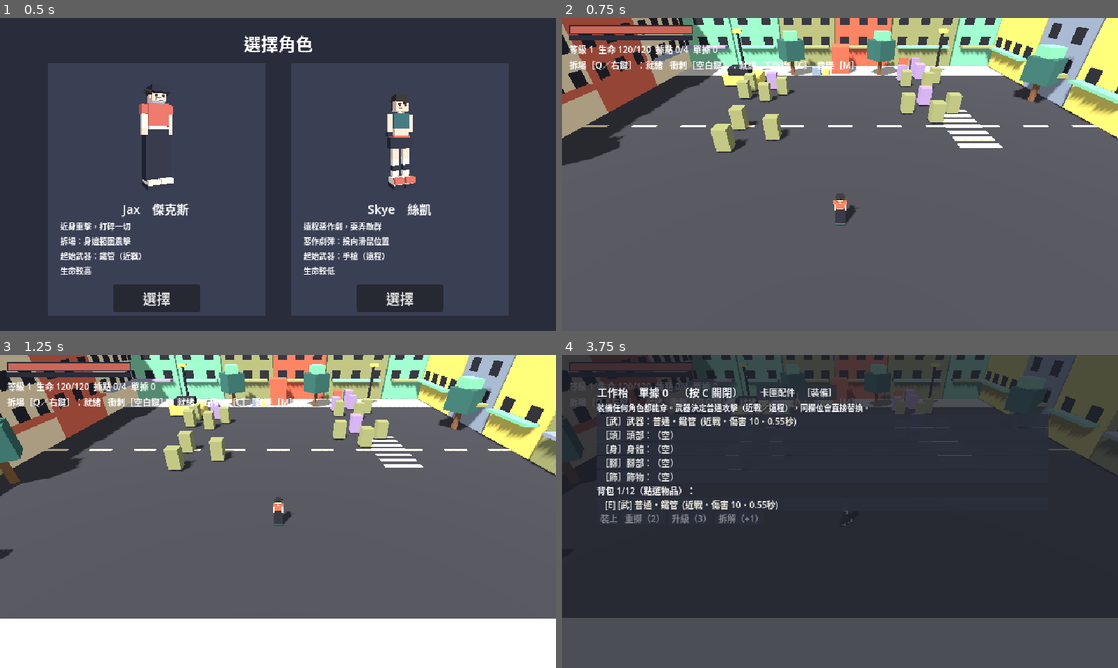
Above: before the commit, frames 1-4 (two rows, left to right).
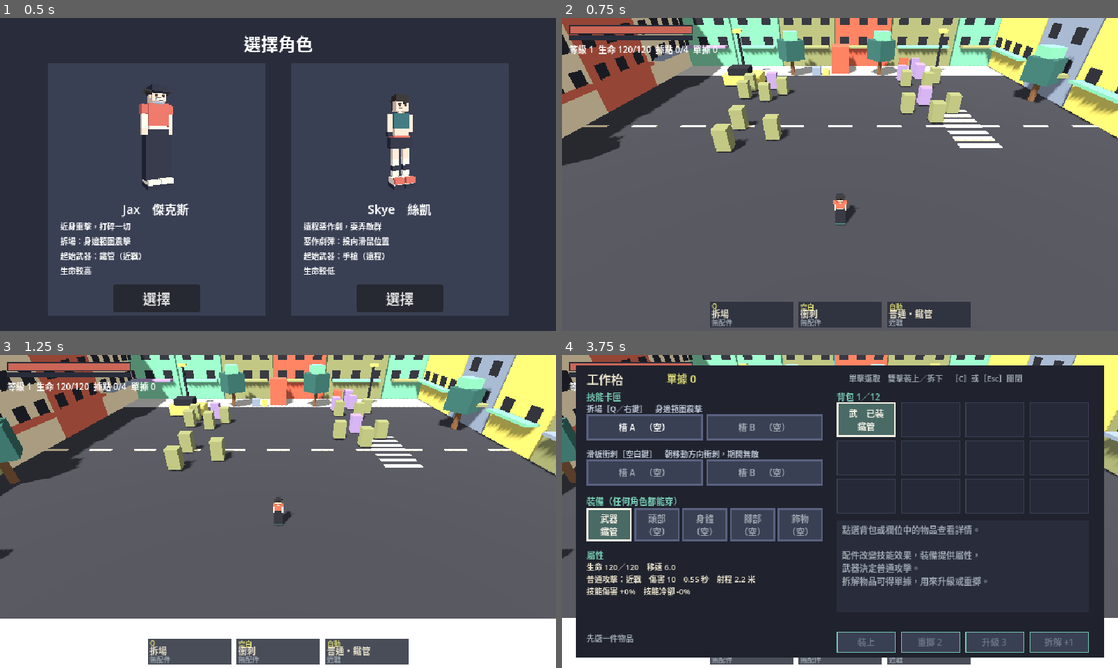
Above: after the commit, the same moments.

Repository: yauchai2/Game-Lab-2
Game: Godot game, scene res://game/select.tscn
The game is run twice, just before and just after one commit, with the same random seed, the same clock (stepped at 60 frames per second) and the same inputs.
Inputs (mouse positions are in pixels of both pictures, inside the frame that each line leads up to):
- Up to frame 1 (0.5 s): no input
- Up to frame 2 (0.75 s): click "選擇" at 0.5 s
- Up to frame 3 (1.25 s): no input
- Up to frame 4 (3.75 s): tap Enter at 1.25 s; move the mouse to (962, 495) at 1.27 s; hold D 1.28-2 s; tap C at 1.35 s; click (962, 495) at 1.42 s; tap Space at 1.52 s; click (784, 392) at 2 s, where only the run before the commit has a clickable "［卡匣配件］"; click (645, 426) at 2.75 s, where only the run after the commit has a clickable "槽 A （空）"; click (828, 392) at 3.5 s, where only the run before the commit has a clickable "裝備"

Frame 1 is identical in both runs. In frame 2, 4.2% of the frame differs, in the area x 1-74%, y 13-99%; in frame 3, 4.3%; in frame 4, 47%, in the area x 0-100%, y 0-100%.

Commit message:
重做工作枱介面：格子背包、欄位、即時詳情、雙擊裝備；加底部技能列
Co-Authored-By: Claude Sonnet 5.5 <noreply@anthropic.com>
Claude-Session: https://claude.ai/code/session_018tqqU7rwEZ4u67toavQ9ri

Diff:
--- /dev/null
+++ b/game/scripts/bench.gd
@@ -0,0 +1,293 @@
+extends Control
+## 工作枱：左邊是技能卡匣與裝備欄，右邊是背包格子，下方是物品詳情與操作。
+## 單擊選取、雙擊直接裝上／拆下；滑鼠移上去即時預覽。
+
+const SFX := preload("res://game/scripts/sfx.gd")
+const RARITY_COLORS := [Color("F4F0E4"), Color("9FB6E8"), Color("D6D573")]
+const BG := Color("20232E")
+const PANEL := Color("292D3B")
+const CELL := Color("3A4054")
+const CELL_ON := Color("4A6A66")
+const CELL_HOVER := Color("565E7C")
+const GEAR_ORDER := ["weapon", "head", "body", "feet", "trinket"]
+const GEAR_NAMES := {"weapon": "武器", "head": "頭部", "body": "身體", "feet": "腳部", "trinket": "飾物"}
+const SLOT_HINTS := {
+	"weapon": "武器欄：決定普通攻擊的方式（近戰或遠程）。",
+	"head": "頭部欄：提供生命、攻速等屬性。",
+	"body": "身體欄：提供生命或技能傷害。",
+	"feet": "腳部欄：提供移速或技能冷卻。",
+	"trinket": "飾物欄：提供技能傷害、冷卻或普攻傷害。",
+	"demolish": "技能卡匣槽：裝上配件，改變這個技能的效果。",
+	"skate": "衝刺卡匣槽：裝上配件，改變衝刺的效果。",
+}
+const TAGS := {"demolish": "技", "skate": "衝", "weapon": "武", "head": "頭", "body": "身", "feet": "腳", "trinket": "飾"}
+
+var jax: Node
+var selected_uid := -1
+var hover_uid := -1
+var hover_slot := ""
+var message := ""
+var body := Control.new()
+var detail := RichTextLabel.new()
+
+func _ready() -> void:
+	process_mode = Node.PROCESS_MODE_ALWAYS
+	set_anchors_preset(Control.PRESET_FULL_RECT)
+	mouse_filter = Control.MOUSE_FILTER_STOP
+	visible = false
+	var dim := ColorRect.new()
+	dim.color = Color(0.05, 0.06, 0.09, 0.8)
+	dim.set_anchors_preset(Control.PRESET_FULL_RECT)
+	add_child(dim)
+	var panel := ColorRect.new()
+	panel.color = BG
+	panel.position = Vector2(16, 12)
+	panel.size = Vector2(608, 336)
+	add_child(panel)
+	add_child(body)
+	var detail_bg := ColorRect.new()
+	detail_bg.color = PANEL
+	detail_bg.position = Vector2(316, 190)
+	detail_bg.size = Vector2(290, 106)
+	add_child(detail_bg)
+	detail.bbcode_enabled = true
+	detail.position = Vector2(322, 193)
+	detail.size = Vector2(280, 100)
+	detail.mouse_filter = Control.MOUSE_FILTER_IGNORE
+	detail.add_theme_font_size_override("normal_font_size", 10)
+	detail.add_theme_font_size_override("bold_font_size", 12)
+	add_child(detail)
+
+func open() -> void:
+	message = ""
+	hover_uid = -1
+	hover_slot = ""
+	visible = true
+	refresh()
+
+func close() -> void:
+	visible = false
+
+# ---------- 小工具 ----------
+
+func _label(text: String, pos: Vector2, size := 10, color := Color("E7DFC9")) -> Label:
+	var l := Label.new()
+	l.text = text
+	l.position = pos
+	l.add_theme_font_size_override("font_size", size)
+	l.add_theme_color_override("font_color", color)
+	body.add_child(l)
+	return l
+
+func _style(bg: Color, border: Color, width: int) -> StyleBoxFlat:
+	var s := StyleBoxFlat.new()
+	s.bg_color = bg
+	s.border_color = border
+	s.set_border_width_all(width)
+	s.content_margin_left = 2
+	s.content_margin_right = 2
+	s.content_margin_top = 1
+	s.content_margin_bottom = 1
+	return s
+
+func _cell(pos: Vector2, size: Vector2, text: String, border: Color, fill: Color, width: int) -> Button:
+	var b := Button.new()
+	b.position = pos
+	b.size = size
+	b.text = text
+	b.clip_text = true
+	b.add_theme_font_size_override("font_size", 10)
+	b.add_theme_stylebox_override("normal", _style(fill, border, width))
+	b.add_theme_stylebox_override("hover", _style(CELL_HOVER, border, width))
+	b.add_theme_stylebox_override("pressed", _style(CELL_HOVER, border, width))
+	b.add_theme_stylebox_override("focus", _style(fill, border, width))
+	b.add_theme_stylebox_override("disabled", _style(fill, border, width))
+	body.add_child(b)
+	return b
+
+func _short_name(item: Dictionary) -> String:
+	return jax.ITEM_TYPES[item["type"]]["name"]
+
+func _item_cart(item: Dictionary) -> String:
+	return jax.ITEM_TYPES[item["type"]]["cart"]
+
+func _hex(c: Color) -> String:
+	return "#" + c.to_html(false)
+
+# ---------- 畫面 ----------
+
+func refresh() -> void:
+	for c in body.get_children():
+		c.queue_free()
+	_header()
+	_left_column()
+	_inventory_grid()
+	_detail_panel()
+	_buttons()
+
+func _header() -> void:
+	_label("工作枱", Vector2(28, 16), 14)
+	_label("單據 %d" % jax.receipts, Vector2(120, 18), 12, Color("D6D573"))
+	_label("單擊選取　雙擊裝上／拆下　［C］或［Esc］關閉", Vector2(330, 19), 9, Color("9AA3AD"))
+
+func _left_column() -> void:
+	_label("技能卡匣", Vector2(28, 40), 10, Color("75C7B0"))
+	var rows := [
+		["demolish", "%s［Q／右鍵］" % jax.skill_name, jax.skill_desc],
+		["skate", "滑板衝刺［空白鍵］", "朝移動方向衝刺，期間無敵"],
+	]
+	var y := 54
+	for r in rows:
+		_label("%s　%s" % [r[1], r[2]], Vector2(28, y), 9, Color("BCC5D4"))
+		for i in 2:
+			_slot_cell(r[0], i, Vector2(28 + i * 138, y + 14), Vector2(134, 30))
+		y += 52
+	_label("裝備（任何角色都能穿）", Vector2(28, 160), 10, Color("75C7B0"))
+	for i in GEAR_ORDER.size():
+		_slot_cell(GEAR_ORDER[i], 0, Vector2(28 + i * 55, 176), Vector2(52, 38))
+	_label("屬性", Vector2(28, 222), 10, Color("75C7B0"))
+	var w: Dictionary = jax.weapon_stats()
+	var lines := [
+		"生命 %d／%d　移速 %.1f" % [jax.hp, jax.max_hp, jax.speed],
+		"普通攻擊：%s　傷害 %d　%.2f 秒　射程 %.1f 米" % ["近戰" if w["kind"] == "melee" else "遠程", roundi(w["dmg"]), w["cd"], w["reach"]],
+		"技能傷害 +%d%%　技能冷卻 -%d%%" % [roundi(jax.affix_total("dmg", "demolish")), roundi(jax.affix_total("cd", "demolish"))],
+	]
+	for i in lines.size():
+		_label(lines[i], Vector2(28, 236 + i * 14), 9)
+
+func _slot_cell(cart: String, idx: int, pos: Vector2, size: Vector2) -> void:
+	var item: Variant = jax.slots[cart][idx]
+	var title: String
+	var border := Color("5A6280")
+	var name_color := Color("9AA3AD")
+	if cart in GEAR_NAMES:
+		title = "%s\n%s" % [GEAR_NAMES[cart], _short_name(item) if item != null else "（空）"]
+	else:
+		title = "槽 %s　%s" % ["AB"[idx], _short_name(item) if item != null else "（空）"]
+	var uid: int = item["uid"] if item != null else -1
+	if item != null:
+		border = RARITY_COLORS[item["rarity"]]
+		name_color = border
+	var selected := item != null and uid == selected_uid
+	var b := _cell(pos, size, title, Color.WHITE if selected else border, CELL_ON if item != null else CELL, 3 if selected else 2)
+	b.add_theme_color_override("font_color", name_color)
+	b.add_theme_color_override("font_hover_color", name_color)
+	b.pressed.connect(_on_slot_pressed.bind(uid))
+	b.mouse_entered.connect(_on_hover.bind(uid, cart))
+	b.mouse_exited.connect(_on_hover.bind(-1, ""))
+	b.gui_input.connect(_on_cell_input.bind(uid))
+
+func _inventory_grid() -> void:
+	_label("背包 %d／%d" % [jax.inventory.size(), jax.INVENTORY_LIMIT], Vector2(316, 40), 10, Color("75C7B0"))
+	for n in jax.INVENTORY_LIMIT:
+		var pos := Vector2(316 + (n % 4) * 74, 54 + (n / 4) * 44)
+		if n >= jax.inventory.size():
+			_cell(pos, Vector2(68, 40), "", Color("3A4054"), Color("262A38"), 1).disabled = true
+			continue
+		var it: Dictionary = jax.inventory[n]
+		var equipped: bool = not jax.slot_info(it["uid"]).is_empty()
+		var col: Color = RARITY_COLORS[it["rarity"]]
+		var selected: bool = it["uid"] == selected_uid
+		var text := "%s%s\n%s" % [TAGS[_item_cart(it)], "　已裝" if equipped else "", _short_name(it)]
+		var b := _cell(pos, Vector2(68, 40), text, Color.WHITE if selected else col, CELL_ON if equipped else CELL, 3 if selected else 2)
+		b.add_theme_color_override("font_color", col)
+		b.add_theme_color_override("font_hover_color", col)
+		b.pressed.connect(_on_select.bind(it["uid"]))
+		b.mouse_entered.connect(_on_hover.bind(it["uid"], ""))
+		b.mouse_exited.connect(_on_hover.bind(-1, ""))
+		b.gui_input.connect(_on_cell_input.bind(it["uid"]))
+
+func _describe(item: Dictionary) -> String:
+	var def: Dictionary = jax.ITEM_TYPES[item["type"]]
+	var cart: String = def["cart"]
+	var col := _hex(RARITY_COLORS[item["rarity"]])
+	var t := "[color=%s][b]%s[/b][/color]\n" % [col, jax.item_name(item)]
+	if cart in GEAR_NAMES:
+		t += "裝備・%s" % GEAR_NAMES[cart]
+		if cart == "weapon":
+			t += "　" + ("自動揮擊身邊敵人" if def["kind"] == "melee" else ("自動射擊最近的 3 個敵人" if def.get("pellets", 1) > 1 else "自動射擊最近的敵人"))
+	else:
+		var cname: String = jax.skill_name if cart == "demolish" else "滑板衝刺"
+		t += "卡匣配件・%s　%s" % [cname, def["desc"]]
+	t += "\n"
+	for part in jax.item_affix_text(item).split(", "):
+		if part != "":
+			t += "• %s\n" % part
+	var info: Dictionary = jax.slot_info(item["uid"])
+	if info.is_empty():
+		var current: Variant = null
+		if cart in GEAR_NAMES:
+			current = jax.slots[cart][0]
+		if current != null:
+			t += "[color=#9AA3AD]裝上後會替換：%s[/color]" % jax.item_name(current)
+		elif cart not in GEAR_NAMES and jax.slots[cart].find(null) < 0:
+			t += "[color=#CC6657]兩個槽已滿，請先拆下一個[/color]"
+	else:
+		t += "[color=#75C7B0]已裝備中[/color]"
+	return t
+
+func _detail_panel() -> void:
+	update_detail()
+	var m := _label(message, Vector2(316, 300), 9, Color("CC6657"))
+	m.size = Vector2(290, 14)
+
+func update_detail() -> void:
+	var uid := hover_uid if hover_uid >= 0 else selected_uid
+	var item: Variant = jax.find_item(uid) if uid >= 0 else null
+	if item != null:
+		detail.text = _describe(item)
+	elif hover_slot != "":
+		detail.text = SLOT_HINTS[hover_slot]
+	else:
+		detail.text = "[color=#9AA3AD]點選背包或欄位中的物品查看詳情。\n\n配件改變技能效果，裝備提供屬性，\n武器決定普通攻擊。\n拆解物品可得單據，用來升級或重擲。[/color]"
+
+func _buttons() -> void:
+	var sel: Variant = jax.find_item(selected_uid)
+	var equipped: bool = sel != null and not jax.slot_info(selected_uid).is_empty()
+	var rarity: int = sel["rarity"] if sel != null else 0
+	var specs := [
+		["拆下" if equipped else "裝上", "toggle_equip", sel != null],
+		["重擲 %d" % jax.REROLL_COST, "reroll_item", sel != null and rarity > 0 and jax.receipts >= jax.REROLL_COST],
+		["升級 %s" % (str(jax.UPGRADE_COSTS[rarity]) if rarity < 2 else "已滿"), "upgrade_item", sel != null and rarity < 2 and jax.receipts >= jax.UPGRADE_COSTS[rarity]],
+		["拆解 +1", "scrap_item", sel != null],
+	]
+	for i in specs.size():
+		var b := _cell(Vector2(316 + i * 74, 318), Vector2(68, 24), specs[i][0], Color("75C7B0"), CELL, 1)
+		b.disabled = not specs[i][2]
+		b.alignment = HORIZONTAL_ALIGNMENT_CENTER
+		b.add_theme_color_override("font_disabled_color", Color("6B7288"))
+		b.pressed.connect(act.bind(specs[i][1]))
+	if sel == null:
+		_label("先選一件物品", Vector2(28, 318), 9, Color("9AA3AD"))
+	elif rarity == 0:
+		_label("普通物品沒有詞綴，可先升級再重擲", Vector2(28, 318), 9, Color("9AA3AD"))
+
+# ---------- 互動 ----------
+
+func _on_hover(uid: int, slot: String) -> void:
+	hover_uid = uid
+	hover_slot = slot if uid < 0 else ""
+	update_detail()
+
+func _on_select(uid: int) -> void:
+	selected_uid = uid
+	message = ""
+	refresh()
+
+func _on_slot_pressed(uid: int) -> void:
+	if uid >= 0:
+		_on_select(uid)
+
+func _on_cell_input(event: InputEvent, uid: int) -> void:
+	if uid >= 0 and event is InputEventMouseButton and event.pressed and event.double_click and event.button_index == MOUSE_BUTTON_LEFT:
+		selected_uid = uid
+		act("toggle_equip")
+
+func act(method: String) -> void:
+	var msg: String = jax.call(method, selected_uid)
+	SFX.play(self, "ui_error" if msg != "" else "ui_click", -4.0)
+	if method == "scrap_item":
+		selected_uid = -1
+	hover_uid = -1
+	message = msg
+	refresh()
--- a/game/scripts/hud.gd
+++ b/game/scripts/hud.gd
@@ -14,30 +14,22 @@
 var card_title := Label.new()
 var card_sub := Label.new()
 var card_tween: Tween
-var bench := VBoxContainer.new()
-var bench_dim := ColorRect.new()
+const BenchScript := preload("res://game/scripts/bench.gd")
+var bench := Control.new()
+var skill_boxes := {}
 var boss_back := ColorRect.new()
 var boss_fill := ColorRect.new()
 var boss_label := Label.new()
-var bench_msg := Label.new()
-var selected_uid := -1
-var bench_tab := "attach"
 
 @onready var jax: Node = get_parent().get_node("Jax")
 
 func _ready() -> void:
 	process_mode = Node.PROCESS_MODE_ALWAYS
-	bench.position = Vector2(40, 34)
-	bench.add_theme_constant_override("separation", 1)
-	bench.custom_minimum_size = Vector2(520, 0)
-	bench.visible = false
-	bench_dim.color = Color(0.1, 0.11, 0.15, 0.78)
-	bench_dim.size = Vector2(640, 360)
-	bench_dim.visible = false
-	add_child(bench_dim)
+	bench.set_script(BenchScript)
+	bench.jax = jax
 	add_child(bench)
 	boss_back.color = Color("292D3B")
-	boss_back.position = Vector2(220, 340)
+	boss_back.position = Vector2(430, 8)
 	boss_back.size = Vector2(202, 10)
 	boss_back.visible = false
 	add_child(boss_back)
@@ -47,7 +39,7 @@
 	boss_back.add_child(boss_fill)
 	boss_fill.position = Vector2(1, 1)
 	boss_label.add_theme_font_size_override("font_size", 10)
-	boss_label.position = Vector2(220, 326)
+	boss_label.position = Vector2(430, 18)
 	boss_label.visible = false
 	add_child(boss_label)
 	hp_back.color = Color("292D3B")
@@ -69,6 +61,7 @@
 	info.position = Vector2(8, 28)
 	info.add_theme_font_size_override("font_size", 10)
 	add_child(info)
+	_build_skill_bar()
 	lines.set_script(load("res://game/scripts/speed_lines.gd"))
 	add_child(lines)
 	card_band.color = Color(0.16, 0.18, 0.23, 0.8)
@@ -104,10 +97,8 @@
 func _process(_delta: float) -> void:
 	hp_fill.size.x = BAR_SIZE.x * float(jax.hp) / float(jax.max_hp)
 	xp_fill.size.x = BAR_SIZE.x * float(jax.xp) / float(jax.xp_to_next())
-	var cd: float = jax.skill_timer
-	var skill := "就緒" if cd <= 0.0 else "%.1fs" % cd
-	var dash: String = "就緒" if jax.dash_timer <= 0.0 else "%.1fs" % jax.dash_timer
-	info.text = "等級 %d  生命 %d/%d  據點 %d/%d  單據 %d\n%s［Q／右鍵］：%s   衝刺［空白鍵］：%s   工作枱［C］  音樂［M］" % [jax.level, jax.hp, jax.max_hp, get_parent().camps_cleared(), get_parent().CAMPS.size(), jax.receipts, jax.skill_name, skill, dash]
+	info.text = "等級 %d  生命 %d/%d  據點 %d/%d  單據 %d" % [jax.level, jax.hp, jax.max_hp, get_parent().camps_cleared(), get_parent().CAMPS.size(), jax.receipts]
+	_update_skill_bar()
 	var b: Variant = get_parent().boss
 	var boss_alive: bool = b != null and is_instance_valid(b) and b.hp > 0 and b.awake
 	boss_back.visible = boss_alive
@@ -126,131 +117,66 @@
 
 func toggle_bench() -> void:
 	if bench.visible:
-		bench.visible = false
-		bench_dim.visible = false
+		bench.close()
 		get_tree().paused = false
 	elif not jax.dead:
-		bench.visible = true
-		bench_dim.visible = true
-		move_child(bench_dim, get_child_count() - 1)
 		move_child(bench, get_child_count() - 1)
+		bench.open()
 		get_tree().paused = true
-		bench_msg.text = ""
-		_refresh_bench()
 
-func _bench_label(text: String, size := 10) -> Label:
-	var l := Label.new()
-	l.text = text
-	l.add_theme_font_size_override("font_size", size)
-	l.add_theme_color_override("font_outline_color", Color("292D3B"))
-	l.add_theme_constant_override("outline_size", 4)
-	return l
+# ---------- 底部技能列 ----------
 
-func _bench_button(text: String, handler: Callable) -> Button:
-	var b := Button.new()
-	b.text = text
-	b.alignment = HORIZONTAL_ALIGNMENT_LEFT
-	b.add_theme_font_size_override("font_size", 10)
-	for st in ["normal", "hover", "pressed", "disabled"]:
-		var box := StyleBoxFlat.new()
-		box.bg_color = Color(0.16, 0.18, 0.23, 0.92) if st != "hover" else Color(0.28, 0.32, 0.4, 0.95)
-		box.content_margin_top = 0
-		box.content_margin_bottom = 0
-		box.content_margin_left = 4
-		b.add_theme_stylebox_override(st, box)
-	b.custom_minimum_size = Vector2(0, 13)
-	b.pressed.connect(handler)
-	return b
+const SKILL_BOX := Vector2(96, 30)
 
-const RARITY_COLORS := [Color("F4F0E4"), Color("9FB6E8"), Color("D6D573")]
+func _build_skill_bar() -> void:
+	var defs := [["skill", "Q"], ["dash", "空白"], ["weapon", "自動"]]
+	for i in defs.size():
+		var back := ColorRect.new()
+		back.color = Color(0.16, 0.18, 0.23, 0.85)
+		back.size = SKILL_BOX
+		back.position = Vector2(320 - 150 + i * 102, 326)
+		add_child(back)
+		var cool := ColorRect.new()
+		cool.color = Color(0.05, 0.06, 0.09, 0.7)
+		cool.size = Vector2(SKILL_BOX.x, 0)
+		cool.position = Vector2(0, SKILL_BOX.y)
+		cool.mouse_filter = Control.MOUSE_FILTER_IGNORE
+		back.add_child(cool)
+		var key := Label.new()
+		key.text = defs[i][1]
+		key.position = Vector2(2, -1)
+		key.add_theme_font_size_override("font_size", 8)
+		key.add_theme_color_override("font_color", Color("D6D573"))
+		back.add_child(key)
+		var title := Label.new()
+		title.position = Vector2(2, 6)
+		title.add_theme_font_size_override("font_size", 10)
+		back.add_child(title)
+		var sub := Label.new()
+		sub.position = Vector2(2, 17)
+		sub.add_theme_font_size_override("font_size", 8)
+		sub.add_theme_color_override("font_color", Color("9AA3AD"))
+		back.add_child(sub)
+		skill_boxes[defs[i][0]] = {"cool": cool, "title": title, "sub": sub}
 
-func _item_line(it: Dictionary) -> String:
-	var line: String = jax.item_name(it)
-	var affixes: String = jax.item_affix_text(it)
-	return line + ("  (" + affixes + ")" if affixes != "" else "")
+func _set_box(id: String, title: String, sub: String, remain: float, total: float) -> void:
+	var box: Dictionary = skill_boxes[id]
+	box["title"].text = title
+	box["sub"].text = sub
+	box["cool"].size.y = SKILL_BOX.y * clampf(remain / maxf(total, 0.01), 0.0, 1.0)
+	box["cool"].position.y = SKILL_BOX.y - box["cool"].size.y
+	box["title"].add_theme_color_override("font_color", Color("E7DFC9") if remain <= 0.0 else Color("9AA3AD"))
 
-const GEAR_NAMES := {"weapon": "武器", "head": "頭部", "body": "身體", "feet": "腳部", "trinket": "飾物"}
-const CART_TAGS := {"demolish": "Q", "skate": "衝", "weapon": "武", "head": "頭", "body": "身", "feet": "腳", "trinket": "飾"}
-const ATTACH_CARTS := ["demolish", "skate"]
-
-func _cart_name(cart: String) -> String:
-	if cart in GEAR_NAMES:
-		return GEAR_NAMES[cart]
-	return jax.skill_name + "（Q／右鍵）" if cart == "demolish" else "滑板衝刺（空白鍵）"
-
-func _in_tab(item_cart: String) -> bool:
-	return (item_cart in ATTACH_CARTS) == (bench_tab == "attach")
-
-func _on_tab(tab: String) -> void:
-	bench_tab = tab
-	_refresh_bench()
-
-func _refresh_bench() -> void:
-	for c in bench.get_children():
-		c.queue_free()
-	var head := HBoxContainer.new()
-	head.add_child(_bench_label("工作枱　單據 %d　（按 C 關閉）　" % jax.receipts, 12))
-	head.add_child(_bench_button("［卡匣配件］" if bench_tab == "attach" else "卡匣配件", _on_tab.bind("attach")))
-	head.add_child(_bench_button("［裝備］" if bench_tab == "gear" else "裝備", _on_tab.bind("gear")))
-	bench.add_child(head)
-	if bench_tab == "attach":
-		bench.add_child(_bench_label("先點選下方背包中的配件，再按「裝上」。［Q］拆場配件，［衝］衝刺配件。", 9))
-	else:
-		bench.add_child(_bench_label("裝備任何角色都能穿。武器決定普通攻擊（近戰／遠程），同欄位會直接替換。", 9))
-	for cart in jax.slots:
-		if not _in_tab(cart):
-			continue
-		for i in jax.slots[cart].size():
-			var it: Variant = jax.slots[cart][i]
-			var slot_text := "［%s］%s" % [CART_TAGS[cart], _cart_name(cart)]
-			if cart in ATTACH_CARTS:
-				slot_text += "　槽 %s" % "AB"[i]
-			var b := _bench_button("%s：%s" % [slot_text, _item_line(it) if it != null else "（空）"], _on_slot.bind(cart, i))
-			if it != null:
-				b.add_theme_color_override("font_color", RARITY_COLORS[it["rarity"]])
-			bench.add_child(b)
-	bench.add_child(_bench_label("背包 %d/%d（點選物品）：" % [jax.inventory.size(), jax.INVENTORY_LIMIT]))
-	for it in jax.inventory:
-		var item_cart: String = jax.ITEM_TYPES[it["type"]]["cart"]
-		if not _in_tab(item_cart):
-			continue
-		var mark := ">" if it["uid"] == selected_uid else " "
-		var eq := "[E] " if not jax.slot_info(it["uid"]).is_empty() else ""
-		var b := _bench_button("%s %s[%s] %s" % [mark, eq, CART_TAGS[item_cart], _item_line(it)], _on_select.bind(it["uid"]))
-		b.add_theme_color_override("font_color", RARITY_COLORS[it["rarity"]])
-		bench.add_child(b)
-	var row := HBoxContainer.new()
-	var sel: Variant = jax.find_item(selected_uid)
-	var equipped: bool = sel != null and not jax.slot_info(selected_uid).is_empty()
-	var rarity: int = sel["rarity"] if sel != null else 0
-	var up_text := "升級（%d）" % jax.UPGRADE_COSTS[rarity] if rarity < 2 else "升級（已滿）"
-	row.add_child(_bench_button("拆下" if equipped else "裝上", _act.bind("toggle_equip")))
-	row.add_child(_bench_button("重擲（%d）" % jax.REROLL_COST, _act.bind("reroll_item")))
-	row.add_child(_bench_button(up_text, _act.bind("upgrade_item")))
-	row.add_child(_bench_button("拆解（+1）", _act.bind("scrap_item")))
-	for b in row.get_children():
-		b.disabled = sel == null
-	bench.add_child(row)
-	bench_msg = _bench_label("")
-	bench.add_child(bench_msg)
-
-func _on_slot(cart: String, i: int) -> void:
-	var it: Variant = jax.slots[cart][i]
-	if it != null:
-		jax.toggle_equip(it["uid"])
-	_refresh_bench()
-
-func _on_select(uid: int) -> void:
-	selected_uid = uid
-	_refresh_bench()
-
-func _act(method: String) -> void:
-	var msg: String = jax.call(method, selected_uid)
-	SFX.play(self, "ui_error" if msg != "" else "ui_click", -4.0)
-	if method == "scrap_item":
-		selected_uid = -1
-	_refresh_bench()
-	bench_msg.text = msg
+func _update_skill_bar() -> void:
+	var skill_sub: String = jax.slot_names("demolish")
+	var dash_sub: String = jax.slot_names("skate")
+	var w: Dictionary = jax.weapon_stats()
+	var cd: float = jax.skill_timer
+	var dcd: float = jax.dash_timer
+	_set_box("skill", jax.skill_name + ("" if cd <= 0.0 else "  %.1f" % cd), skill_sub if skill_sub != "" else "無配件", cd, jax.skill_cooldown)
+	_set_box("dash", "衝刺" + ("" if dcd <= 0.0 else "  %.1f" % dcd), dash_sub if dash_sub != "" else "無配件", dcd, jax.dash_cooldown)
+	var wi: Variant = jax.slots["weapon"][0]
+	_set_box("weapon", jax.item_name(wi) if wi != null else "空手", "近戰" if w["kind"] == "melee" else "遠程", 0.0, 1.0)
 
 func _unhandled_key_input(event: InputEvent) -> void:
 	if event is InputEventKey and event.pressed and not event.echo and (event.keycode == KEY_C or (bench.visible and event.keycode == KEY_ESCAPE)):
--- a/game/scripts/jax.gd
+++ b/game/scripts/jax.gd
@@ -56,6 +56,7 @@
 
 var char_id := "jax"
 var skill_name := "拆場"
+var skill_desc := "身邊範圍震擊"
 var skill_center := Vector3.ZERO
 
 func _ready() -> void:
@@ -78,6 +79,7 @@
 # Skye：遠程射擊、惡作劇彈（投向滑鼠位置的範圍攻擊）。
 func _become_skye() -> void:
 	skill_name = "惡作劇彈"
+	skill_desc = "投向滑鼠位置的範圍爆炸"
 	max_hp = 90
 	base_speed = 6.4
 	skill_windup = 0.2
Not shown, changed: docs/guides/godot-setup.md
